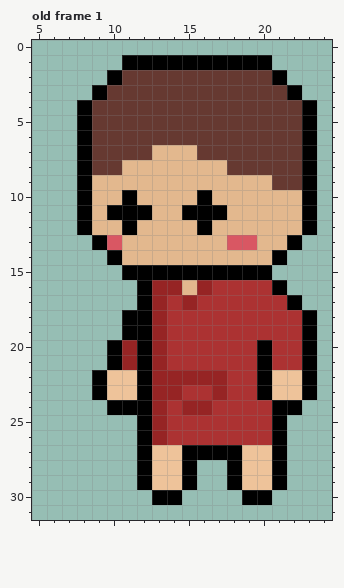
Edited in one commit: pixel-art file (Assets/Sprite/Minigames/MiniGame2/NPC/NPCDrunk2/NPCDrunk2Move.aseprite). Above, as it was before the edit.
32x32 pixels, 2 frames. Shown: old frame 1: x 5..24, y 0..31. The commit also changed other frames, which this record leaves out.
After the commit:
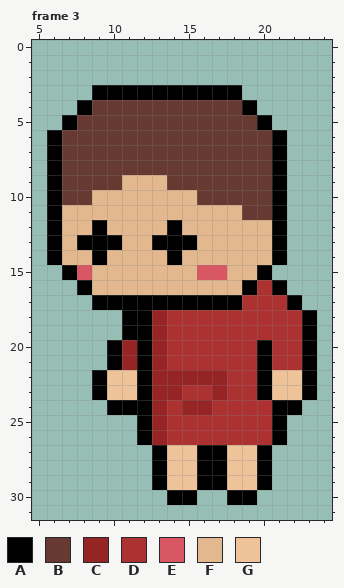
Palette (. is transparent): A #000000  B #663931  C #962424  D #ac3232  E #d95763  F #e3b88e  G #eec39a
A new or re-ordered frame is compared with the old frame closest to it.
Change:
frames 2 -> 4
Frame 3 is new; against old frame 1:
The edit adds colour A in row 5 at x 7; in rows 6 to 12 at x 6; in row 13 at x 6 and 8; in row 14 at x 6 and 9; in row 15 at x 7; in row 16 at x 8.
The edit adds colour A in row 17 at x 9 to 11; in rows 28 to 29 at x 16 to 17; in row 30 at x 15 and 18.
Colour B gives way to colour A in row 3 at x 10 to 18; in row 4 at x 19; in row 5 at x 20; in rows 6 to 9 at x 21.
Colour C gives way to colour A in row 17 at x 13 and 15.
Colour D gives way to colour A in row 16 at x 19; in row 17 at x 14 and 16 to 18.
Colour E gives way to colour A in row 13 at x 10.
Colour F gives way to colour A in rows 10 to 11 at x 21; in row 12 at x 9, 14 and 21; in row 13 at x 13 to 15 and 21; in row 14 at x 14.
Colour G gives way to colour A in rows 27 to 29 at x 13 and 20.
The edit adds colour B in rows 6 to 10 at x 7.
Colour A gives way to colour B in rows 5 to 9 at x 8; in row 10 at x 8 and 16.
Colour F gives way to colour B in row 7 at x 13 to 15; in row 8 at x 11 to 17; in row 9 at x 9 to 10 and 14 to 20; in row 10 at x 17 to 20; in row 11 at x 19 to 20.
The edit adds colour E in row 15 at x 8.
Colour A gives way to colour E in row 15 at x 16 to 17.
The edit adds colour F in rows 11 to 13 at x 7; in row 14 at x 7 to 8; in row 15 at x 9 to 10; in row 16 at x 9 to 11.
Colour A gives way to colour F in row 10 at x 11; in row 11 at x 8, 10 to 12 and 15 to 17; in row 12 at x 8, 11 and 16; in row 14 at x 10; in row 15 at x 11 to 15 and 18 to 19; in row 16 at x 12.
Colour C gives way to colour F in row 16 at x 13 to 14 and 16.
Colour D gives way to colour F in row 16 at x 17 to 18.
Colour E gives way to colour F in row 13 at x 18 to 19.
Colour A gives way to colour G in rows 27 to 29 at x 15 and 18.
The edit erases colour A in row 1 at x 11 to 20; in row 2 at x 10 and 21; in row 3 at x 22; in rows 4 to 12 at x 23; in row 13 at x 22; in rows 27 to 29 at x 12 and 21.
The edit erases colour A in row 30 at x 13 and 20.
The edit erases colour B in row 2 at x 11 to 20; in row 3 at x 19 to 21; in row 4 at x 20 to 22; in row 5 at x 21 to 22; in rows 6 to 9 at x 22.
The edit erases colour F in rows 10 to 12 at x 22.
